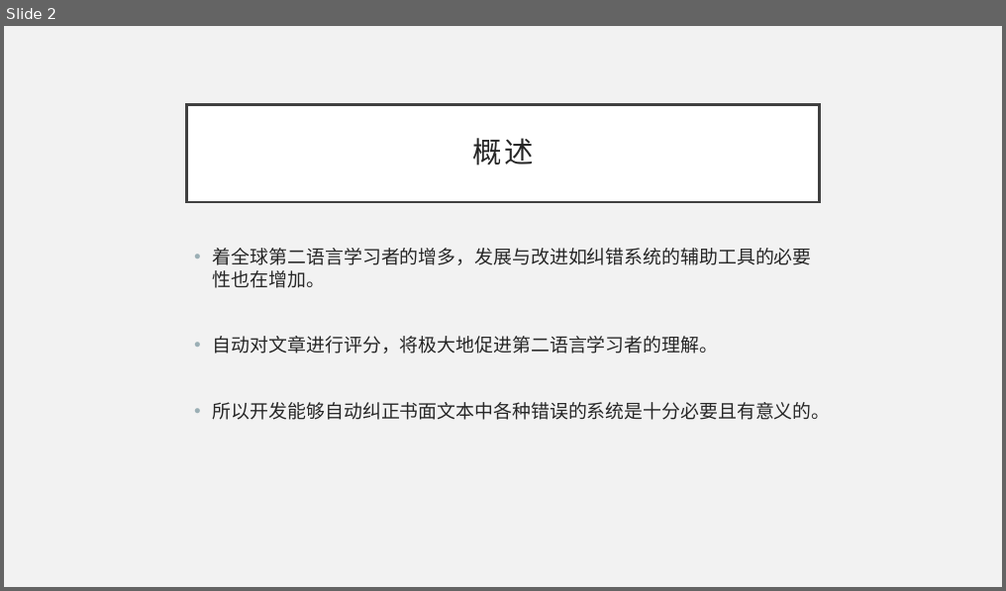
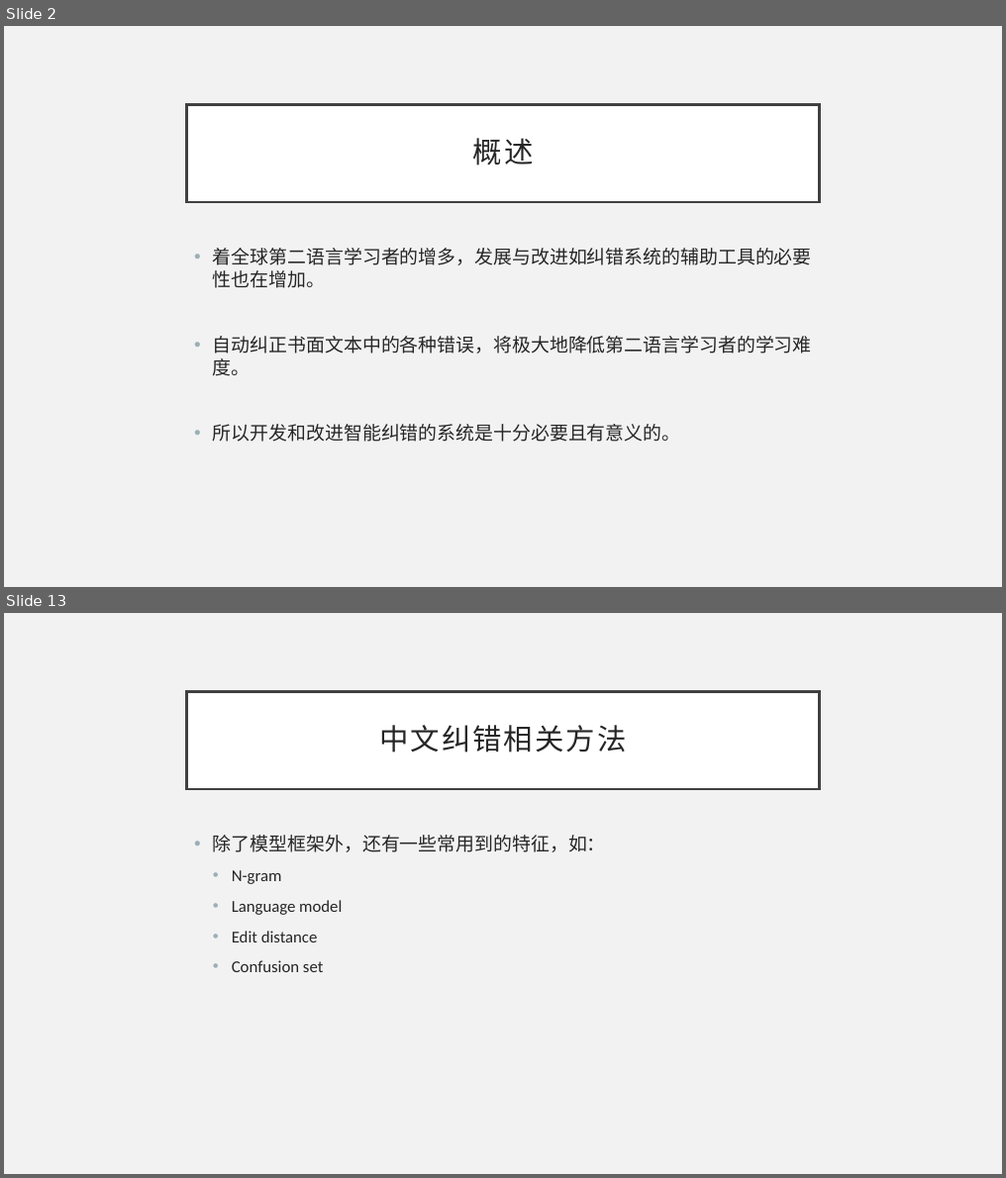
Before and after one commit to li-aolong/li-aolong.github.io, a slide deck: 北理东南研究院相关/报告-李英豪.pptx. Shown one above the other, each under a label of ours: slide 2 before the commit, slides 2 and 13 after it; the slides between them are not shown. The pictures are 1006x591 and 1006x1178 pixels, drawn with LibreOffice and Linux fonts; fonts in the diff are those of the drawing. Boxes give left, top, right and bottom in pixels: in the first picture for what was removed or moved away, otherwise in the second. Text is boxed around its words. In the diff, an @@ line names an element or a change of style, - is before the commit and + after.

```diff
--- a/北理东南研究院相关/报告-李英豪.pptx
+++ b/北理东南研究院相关/报告-李英豪.pptx
@@ slide 13 added at bbox=[4, 613, 1002, 1174], background #F2F2F2 @@
@@ title added at bbox=[187, 691, 819, 789], fill #FFFFFF, outline #404040 2.5 pt, 28 pt, text #262626 @@
+中文纠错相关方法
@@ text added at bbox=[213, 835, 606, 972], 16 pt, text #262626 @@
+• 除了模型框架外，还有一些常用到的特征，如：
+  • N-gram
+  • Language model
+  • Edit distance
+  • Confusion set
@@ slide 2 changed as well @@
@@ text at bbox=[213, 336, 812, 442]: text changed @@
-• 自动对文章进行评分，将极大地促进第二语言学习者的理解。
-• 所以开发能够自动纠正书面文本中各种错误的系统是十分必要且有意义的。
+• 自动纠正书面文本中的各种错误，将极大地降低第二语言学习者的学习难度。
+• 所以开发和改进智能纠错的系统是十分必要且有意义的。
```
Also in this commit, not shown: 1 other slide changed, 11 other slides added, 1 slide removed.
